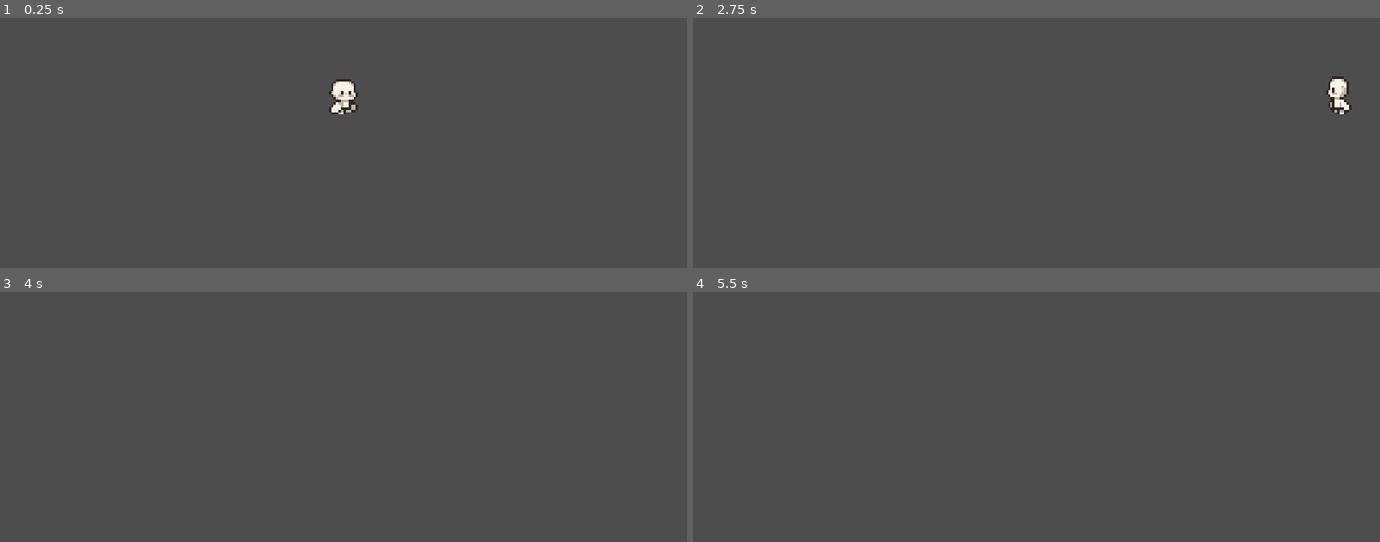
Above: before the commit, frames 1-4 (two rows, left to right).
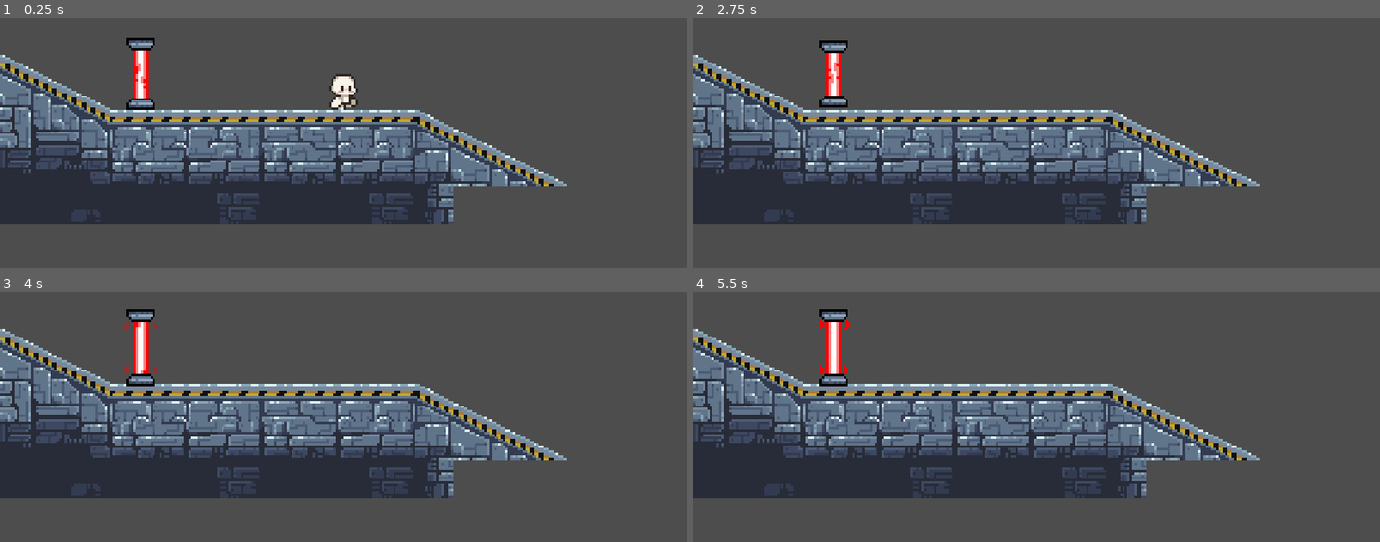
Above: after the commit, the same moments.

Repository: Baunas13/firstJam
Game: Godot game, scene res://scenes/game.tscn
Two runs of this game, one before a commit and one after it. Both use one fixed random seed, a clock stepped at 60 frames per second and the inputs below.
Inputs:
- Up to frame 1 (0.25 s): no input
- Up to frame 2 (2.75 s): hold Shift (run) 0.53-1.28 s; hold Right (move_right) 0.53-2.03 s; tap Up (jump) at 0.77, 1.52 s; tap Shift (run) at 1.35 s; hold Left (move_left) from 2.03 s (still down); hold Shift (run) from 2.03 s (still down)
- Up to frame 3 (4 s): release Left (move_left) at 2.78 s; release Shift (run) at 2.78 s; hold Right (move_right) from 2.78 s (still down); tap Shift (run) at 2.85 s; tap Up (jump) at 3.02, 3.77 s; hold Shift (run) from 3.53 s (still down)
- Up to frame 4 (5.5 s): release Right (move_right) at 4.28 s; release Shift (run) at 4.28 s; hold Left (move_left) 4.28-5.03 s; tap Shift (run) at 4.35 s; tap Up (jump) at 4.52 s; hold Right (move_right) from 5.03 s (still down); hold Shift (run) from 5.03 s (still down)

The runs differ from the first frame. In frame 1, 33% of the frame differs, in the area x 0-83%, y 7-83%; in frame 2, 33%; in frame 3, 33%; in frame 4, 33%.

Commit message:
Fiz coisa

Diff:
--- /dev/null
+++ b/scenes/espinhos_chao.tscn
@@ -0,0 +1,96 @@
+[gd_scene format=3 uid="uid://cuiuowqhtv02f"]
+
+[ext_resource type="Texture2D" uid="uid://b2j1r84g6nf7b" path="res://assets/sprites/Sci-fi_sprites/Traps/laser_spikes_idle.png" id="1_22upv"]
+
+[sub_resource type="AtlasTexture" id="AtlasTexture_hwtte"]
+atlas = ExtResource("1_22upv")
+region = Rect2(0, 0, 32, 32)
+
+[sub_resource type="AtlasTexture" id="AtlasTexture_iws25"]
+atlas = ExtResource("1_22upv")
+region = Rect2(32, 0, 32, 32)
+
+[sub_resource type="AtlasTexture" id="AtlasTexture_ucmhx"]
+atlas = ExtResource("1_22upv")
+region = Rect2(64, 0, 32, 32)
+
+[sub_resource type="AtlasTexture" id="AtlasTexture_ydnjg"]
+atlas = ExtResource("1_22upv")
+region = Rect2(96, 0, 32, 32)
+
+[sub_resource type="AtlasTexture" id="AtlasTexture_gjlsx"]
+atlas = ExtResource("1_22upv")
+region = Rect2(128, 0, 32, 32)
+
+[sub_resource type="AtlasTexture" id="AtlasTexture_0ot6c"]
+atlas = ExtResource("1_22upv")
+region = Rect2(160, 0, 32, 32)
+
+[sub_resource type="AtlasTexture" id="AtlasTexture_4cdrc"]
+atlas = ExtResource("1_22upv")
+region = Rect2(192, 0, 32, 32)
+
+[sub_resource type="AtlasTexture" id="AtlasTexture_kw5r6"]
+atlas = ExtResource("1_22upv")
+region = Rect2(224, 0, 32, 32)
+
+[sub_resource type="AtlasTexture" id="AtlasTexture_x8h4m"]
+atlas = ExtResource("1_22upv")
+region = Rect2(256, 0, 32, 32)
+
+[sub_resource type="AtlasTexture" id="AtlasTexture_ohw66"]
+atlas = ExtResource("1_22upv")
+region = Rect2(288, 0, 32, 32)
+
+[sub_resource type="SpriteFrames" id="SpriteFrames_s3xgt"]
+animations = [{
+"frames": [{
+"duration": 1.0,
+"texture": SubResource("AtlasTexture_hwtte")
+}, {
+"duration": 1.0,
+"texture": SubResource("AtlasTexture_iws25")
+}, {
+"duration": 1.0,
+"texture": SubResource("AtlasTexture_ucmhx")
+}, {
+"duration": 1.0,
+"texture": SubResource("AtlasTexture_ydnjg")
+}, {
+"duration": 1.0,
+"texture": SubResource("AtlasTexture_gjlsx")
+}, {
+"duration": 1.0,
+"texture": SubResource("AtlasTexture_0ot6c")
+}, {
+"duration": 1.0,
+"texture": SubResource("AtlasTexture_4cdrc")
+}, {
+"duration": 1.0,
+"texture": SubResource("AtlasTexture_kw5r6")
+}, {
+"duration": 1.0,
+"texture": SubResource("AtlasTexture_x8h4m")
+}, {
+"duration": 1.0,
+"texture": SubResource("AtlasTexture_ohw66")
+}],
+"loop": 1,
+"name": &"idle",
+"speed": 15.0
+}]
+
+[sub_resource type="RectangleShape2D" id="RectangleShape2D_s3xgt"]
+size = Vector2(28, 14)
+
+[node name="espinhos_chao" type="AnimatableBody2D" unique_id=13693134]
+
+[node name="AnimatedSprite2D" type="AnimatedSprite2D" parent="." unique_id=485155948]
+sprite_frames = SubResource("SpriteFrames_s3xgt")
+animation = &"idle"
+autoplay = "idle"
+frame_progress = 0.9900913
+
+[node name="CollisionShape2D" type="CollisionShape2D" parent="." unique_id=1704321410]
+position = Vector2(0, 9)
+shape = SubResource("RectangleShape2D_s3xgt")
--- a/scenes/game.tscn
+++ b/scenes/game.tscn
@@ -2,8 +2,7 @@
 
 [ext_resource type="PackedScene" uid="uid://c1xqkkcpa1av4" path="res://scenes/player1.tscn" id="1_uwrxv"]
 [ext_resource type="Texture2D" uid="uid://1qi2toqyjq5t" path="res://assets/sprites/Sci-fi_sprites/Tileset/level_tileset.png" id="2_yqjtg"]
-
-[sub_resource type="WorldBoundaryShape2D" id="WorldBoundaryShape2D_r516b"]
+[ext_resource type="PackedScene" uid="uid://cuq7e6dp8whe0" path="res://scenes/laser.tscn" id="3_lnu2h"]
 
 [sub_resource type="TileSetAtlasSource" id="TileSetAtlasSource_lnu2h"]
 texture = ExtResource("2_yqjtg")
@@ -252,13 +251,13 @@
 16:7/0 = 0
 17:7/0 = 0
 0:8/0 = 0
-0:8/0/physics_layer_0/polygon_0/points = PackedVector2Array(-8, -8, 8, -1.0791512, 8, 8, -8, 8)
+0:8/0/physics_layer_0/polygon_0/points = PackedVector2Array(-8, -8, 8, -0.07814789, 8, 8, -8, 8)
 1:8/0 = 0
-1:8/0/physics_layer_0/polygon_0/points = PackedVector2Array(-8, 0.17985916, 8, 8, 8, 8, -8, 8)
+1:8/0/physics_layer_0/polygon_0/points = PackedVector2Array(-8, -0.07814789, -8, 8, 8, 8)
 6:8/0 = 0
-6:8/0/physics_layer_0/polygon_0/points = PackedVector2Array(-8, 8, 8, 0.35971832, 8, 8, -8, 8)
+6:8/0/physics_layer_0/polygon_0/points = PackedVector2Array(8, -0.07814789, 8, 8, -8, 8)
 7:8/0 = 0
-7:8/0/physics_layer_0/polygon_0/points = PackedVector2Array(-8, -0.17985725, 8, -8, 8, 8, -8, 8)
+7:8/0/physics_layer_0/polygon_0/points = PackedVector2Array(8, -8, -8, -0.07814789, -8, 8, 8, 8)
 8:8/0 = 0
 9:8/0 = 0
 10:8/0 = 0
@@ -274,13 +273,13 @@
 1:9/0 = 0
 1:9/0/physics_layer_0/polygon_0/points = PackedVector2Array(-8, -8, 8, -8, 8, 8, -8, 8)
 2:9/0 = 0
-2:9/0/physics_layer_0/polygon_0/points = PackedVector2Array(-8, -8, 8, -0.5395756, 8, 8, -8, 8)
+2:9/0/physics_layer_0/polygon_0/points = PackedVector2Array(-8, -8, 8, -0.07814789, 8, 8, -8, 8)
 3:9/0 = 0
-3:9/0/physics_layer_0/polygon_0/points = PackedVector2Array(-8, 0.71943474, 8, 8, 8, 8, -8, 8)
+3:9/0/physics_layer_0/polygon_0/points = PackedVector2Array(-8, -0.07814789, -8, 8, 8, 8)
 4:9/0 = 0
-4:9/0/physics_layer_0/polygon_0/points = PackedVector2Array(-8, 8, 8, 0.35971832, 8, 8, -8, 8)
+4:9/0/physics_layer_0/polygon_0/points = PackedVector2Array(8, -0.07814789, 8, 8, -8, 8)
 5:9/0 = 0
-5:9/0/physics_layer_0/polygon_0/points = PackedVector2Array(-8, -0.17985725, 8, -8, 8, 8, -8, 8)
+5:9/0/physics_layer_0/polygon_0/points = PackedVector2Array(8, -8, -8, -0.07814789, -8, 8, 8, 8)
 6:9/0 = 0
 6:9/0/physics_layer_0/polygon_0/points = PackedVector2Array(-8, -8, 8, -8, 8, 8, -8, 8)
 7:9/0 = 0
@@ -442,12 +441,6 @@
 4:16/size_in_atlas = Vector2i(2, 2)
 4:16/0 = 0
 4:16/0/physics_layer_0/polygon_0/points = PackedVector2Array(-1.7086582, 0, 5.305832, 11.510958, 15.772224, 16.568798, 15.772224, -16.25017, 5.1259727, -12.050535)
-8:16/size_in_atlas = Vector2i(2, 2)
-8:16/0 = 0
-8:16/0/physics_layer_0/polygon_0/points = PackedVector2Array(5.017355, -8, -15.994286, -7.9971433, -16.059494, 16.013348, 16.098482, 15.864039, 16.046383, 3.985547, 5.0014706, 3.8813496)
-12:17/size_in_atlas = Vector2i(2, 1)
-12:17/0 = 0
-12:17/0/physics_layer_0/polygon_0/points = PackedVector2Array(-9.9921875, -7.0117188, -16.060162, 4.0258045, -16.060163, 7.943968, 16.017105, 7.987025, 16.017105, 4.025805, 9.988842, -6.995001)
 12:14/size_in_atlas = Vector2i(2, 2)
 12:14/0 = 0
 16:14/size_in_atlas = Vector2i(2, 2)
@@ -474,6 +467,9 @@
 10:13/size_in_atlas = Vector2i(2, 1)
 10:13/0 = 0
 10:13/0/physics_layer_0/polygon_0/points = PackedVector2Array(-15.974049, 3.982748, -10.032219, -1.0548906, -10.057649, -8.013769, 10.057649, -8.043178, 9.989164, -1.1410041, 15.998131, 4.043645, 16.060163, 7.9870253, -15.974049, 7.943967)
+12:17/size_in_atlas = Vector2i(2, 1)
+12:17/0 = 0
+12:17/0/physics_layer_0/polygon_0/points = PackedVector2Array(-9.9921875, -7.0117188, -16.060162, 4.0258045, -16.060163, 7.943968, 16.017105, 7.987025, 16.017105, 4.025805, 9.988842, -6.995001)
 
 [sub_resource type="TileSet" id="TileSet_s3xgt"]
 physics_layer_0/collision_layer = 1
@@ -488,13 +484,10 @@
 position = Vector2(18, -5)
 zoom = Vector2(4, 4)
 
-[node name="StaticBody2D" type="StaticBody2D" parent="." unique_id=1332778973]
-position = Vector2(6, 0)
-
-[node name="CollisionShape2D" type="CollisionShape2D" parent="StaticBody2D" unique_id=934713585]
-position = Vector2(0, 2)
-shape = SubResource("WorldBoundaryShape2D_r516b")
-
 [node name="TileMap" type="TileMap" parent="." unique_id=240619341]
 tile_set = SubResource("TileSet_s3xgt")
 format = 2
+layer_0/tile_data = PackedInt32Array(65532, 65536, 0, 65533, 131072, 0, 65534, 196608, 0, 65535, 262144, 0, 0, 327680, 0, 1, 393216, 0, 3, 0, 8, 4, 65536, 8, 65540, 65536, 9, 65541, 131072, 9, 65542, 196608, 9, 2, 393216, 0, -65545, 0, 8, -9, 0, 9, -65544, 65536, 8, -8, 65536, 9, -7, 131072, 9, -6, 196608, 9, 65531, 65536, 0, 65530, 196608, 10, 65527, 0, 10, 65528, 65536, 10, 65529, 131072, 10, 131063, 0, 11, 196599, 0, 12, 131064, 65536, 11, 196600, 65536, 12, 131065, 131072, 11, 196601, 131072, 12, 131066, 196608, 11, 196602, 196608, 12, 131067, 131072, 1, 131068, 196608, 1, 131069, 262144, 1, 131070, 327680, 1, 131071, 131072, 1, 65536, 196608, 1, 65537, 262144, 1, 65538, 327680, 1, 196603, 131072, 2, 196604, 196608, 2, 196605, 262144, 2, 196606, 327680, 2, 196607, 131072, 2, 131072, 196608, 2, 131073, 262144, 2, 131074, 327680, 2, 131075, 0, 10, 65539, 0, 9)
+
+[node name="AnimatableBody2D" parent="." unique_id=129295119 instance=ExtResource("3_lnu2h")]
+position = Vector2(-66, -15)
--- /dev/null
+++ b/scenes/laser.tscn
@@ -0,0 +1,241 @@
+[gd_scene format=3 uid="uid://cuq7e6dp8whe0"]
+
+[ext_resource type="Texture2D" uid="uid://d1gtrn6aixihe" path="res://assets/sprites/Sci-fi_sprites/Traps/laser_activate.png" id="1_jjj73"]
+[ext_resource type="Texture2D" uid="uid://ckw3qw7euq0o7" path="res://assets/sprites/Sci-fi_sprites/Traps/laser_idle.png" id="1_xmihv"]
+[ext_resource type="Texture2D" uid="uid://cm6pujhkexkqg" path="res://assets/sprites/Sci-fi_sprites/Traps/laser_deactivate.png" id="2_412cd"]
+
+[sub_resource type="AtlasTexture" id="AtlasTexture_id182"]
+atlas = ExtResource("1_jjj73")
+region = Rect2(0, 0, 32, 32)
+
+[sub_resource type="AtlasTexture" id="AtlasTexture_y4m2n"]
+atlas = ExtResource("1_jjj73")
+region = Rect2(32, 0, 32, 32)
+
+[sub_resource type="AtlasTexture" id="AtlasTexture_6j5fe"]
+atlas = ExtResource("1_jjj73")
+region = Rect2(64, 0, 32, 32)
+
+[sub_resource type="AtlasTexture" id="AtlasTexture_dk18q"]
+atlas = ExtResource("1_jjj73")
+region = Rect2(96, 0, 32, 32)
+
+[sub_resource type="AtlasTexture" id="AtlasTexture_7c0by"]
+atlas = ExtResource("1_jjj73")
+region = Rect2(128, 0, 32, 32)
+
+[sub_resource type="AtlasTexture" id="AtlasTexture_758si"]
+atlas = ExtResource("1_jjj73")
+region = Rect2(160, 0, 32, 32)
+
+[sub_resource type="AtlasTexture" id="AtlasTexture_tg066"]
+atlas = ExtResource("1_jjj73")
+region = Rect2(192, 0, 32, 32)
+
+[sub_resource type="AtlasTexture" id="AtlasTexture_i3mv8"]
+atlas = ExtResource("1_jjj73")
+region = Rect2(224, 0, 32, 32)
+
+[sub_resource type="AtlasTexture" id="AtlasTexture_2niam"]
+atlas = ExtResource("1_jjj73")
+region = Rect2(256, 0, 32, 32)
+
+[sub_resource type="AtlasTexture" id="AtlasTexture_5g87f"]
+atlas = ExtResource("1_jjj73")
+region = Rect2(288, 0, 32, 32)
+
+[sub_resource type="AtlasTexture" id="AtlasTexture_ekgfj"]
+atlas = ExtResource("1_jjj73")
+region = Rect2(320, 0, 32, 32)
+
+[sub_resource type="AtlasTexture" id="AtlasTexture_65ti5"]
+atlas = ExtResource("1_jjj73")
+region = Rect2(352, 0, 32, 32)
+
+[sub_resource type="AtlasTexture" id="AtlasTexture_hjani"]
+atlas = ExtResource("2_412cd")
+region = Rect2(0, 0, 32, 32)
+
+[sub_resource type="AtlasTexture" id="AtlasTexture_2pg23"]
+atlas = ExtResource("2_412cd")
+region = Rect2(32, 0, 32, 32)
+
+[sub_resource type="AtlasTexture" id="AtlasTexture_g66gc"]
+atlas = ExtResource("2_412cd")
+region = Rect2(64, 0, 32, 32)
+
+[sub_resource type="AtlasTexture" id="AtlasTexture_tibpg"]
+atlas = ExtResource("2_412cd")
+region = Rect2(96, 0, 32, 32)
+
+[sub_resource type="AtlasTexture" id="AtlasTexture_pyrps"]
+atlas = ExtResource("2_412cd")
+region = Rect2(128, 0, 32, 32)
+
+[sub_resource type="AtlasTexture" id="AtlasTexture_gnkxm"]
+atlas = ExtResource("2_412cd")
+region = Rect2(160, 0, 32, 32)
+
+[sub_resource type="AtlasTexture" id="AtlasTexture_uj2k7"]
+atlas = ExtResource("2_412cd")
+region = Rect2(192, 0, 32, 32)
+
+[sub_resource type="AtlasTexture" id="AtlasTexture_c44xs"]
+atlas = ExtResource("2_412cd")
+region = Rect2(224, 0, 32, 32)
+
+[sub_resource type="AtlasTexture" id="AtlasTexture_57sba"]
+atlas = ExtResource("2_412cd")
+region = Rect2(256, 0, 32, 32)
+
+[sub_resource type="AtlasTexture" id="AtlasTexture_a7dhc"]
+atlas = ExtResource("1_xmihv")
+region = Rect2(0, 0, 32, 32)
+
+[sub_resource type="AtlasTexture" id="AtlasTexture_jjj73"]
+atlas = ExtResource("1_xmihv")
+region = Rect2(32, 0, 32, 32)
+
+[sub_resource type="AtlasTexture" id="AtlasTexture_412cd"]
+atlas = ExtResource("1_xmihv")
+region = Rect2(64, 0, 32, 32)
+
+[sub_resource type="AtlasTexture" id="AtlasTexture_q8rul"]
+atlas = ExtResource("1_xmihv")
+region = Rect2(96, 0, 32, 32)
+
+[sub_resource type="AtlasTexture" id="AtlasTexture_788yo"]
+atlas = ExtResource("1_xmihv")
+region = Rect2(128, 0, 32, 32)
+
+[sub_resource type="AtlasTexture" id="AtlasTexture_dakmh"]
+atlas = ExtResource("1_xmihv")
+region = Rect2(160, 0, 32, 32)
+
+[sub_resource type="AtlasTexture" id="AtlasTexture_xjiwp"]
+atlas = ExtResource("1_xmihv")
+region = Rect2(192, 0, 32, 32)
+
+[sub_resource type="AtlasTexture" id="AtlasTexture_iuany"]
+atlas = ExtResource("1_xmihv")
+region = Rect2(224, 0, 32, 32)
+
+[sub_resource type="SpriteFrames" id="SpriteFrames_s3xgt"]
+animations = [{
+"frames": [{
+"duration": 1.0,
+"texture": SubResource("AtlasTexture_id182")
+}, {
+"duration": 1.0,
+"texture": SubResource("AtlasTexture_y4m2n")
+}, {
+"duration": 1.0,
+"texture": SubResource("AtlasTexture_6j5fe")
+}, {
+"duration": 1.0,
+"texture": SubResource("AtlasTexture_dk18q")
+}, {
+"duration": 1.0,
+"texture": SubResource("AtlasTexture_7c0by")
+}, {
+"duration": 1.0,
+"texture": SubResource("AtlasTexture_758si")
+}, {
+"duration": 1.0,
+"texture": SubResource("AtlasTexture_tg066")
+}, {
+"duration": 1.0,
+"texture": SubResource("AtlasTexture_i3mv8")
+}, {
+"duration": 1.0,
+"texture": SubResource("AtlasTexture_2niam")
+}, {
+"duration": 1.0,
+"texture": SubResource("AtlasTexture_5g87f")
+}, {
+"duration": 1.0,
+"texture": SubResource("AtlasTexture_ekgfj")
+}, {
+"duration": 1.0,
+"texture": SubResource("AtlasTexture_65ti5")
+}],
+"loop": 1,
+"name": &"ativando",
+"speed": 10.0
+}, {
+"frames": [{
+"duration": 1.0,
+"texture": SubResource("AtlasTexture_hjani")
+}, {
+"duration": 1.0,
+"texture": SubResource("AtlasTexture_2pg23")
+}, {
+"duration": 1.0,
+"texture": SubResource("AtlasTexture_g66gc")
+}, {
+"duration": 1.0,
+"texture": SubResource("AtlasTexture_tibpg")
+}, {
+"duration": 1.0,
+"texture": SubResource("AtlasTexture_pyrps")
+}, {
+"duration": 1.0,
+"texture": SubResource("AtlasTexture_gnkxm")
+}, {
+"duration": 1.0,
+"texture": SubResource("AtlasTexture_uj2k7")
+}, {
+"duration": 1.0,
+"texture": SubResource("AtlasTexture_c44xs")
+}, {
+"duration": 1.0,
+"texture": SubResource("AtlasTexture_57sba")
+}],
+"loop": 1,
+"name": &"desativando",
+"speed": 5.0
+}, {
+"frames": [{
+"duration": 1.0,
+"texture": SubResource("AtlasTexture_a7dhc")
+}, {
+"duration": 1.0,
+"texture": SubResource("AtlasTexture_jjj73")
+}, {
+"duration": 1.0,
+"texture": SubResource("AtlasTexture_412cd")
+}, {
+"duration": 1.0,
+"texture": SubResource("AtlasTexture_q8rul")
+}, {
+"duration": 1.0,
+"texture": SubResource("AtlasTexture_788yo")
+}, {
+"duration": 1.0,
+"texture": SubResource("AtlasTexture_dakmh")
+}, {
+"duration": 1.0,
+"texture": SubResource("AtlasTexture_xjiwp")
+}, {
+"duration": 1.0,
+"texture": SubResource("AtlasTexture_iuany")
+}],
+"loop": 1,
+"name": &"idle",
+"speed": 10.0
+}]
+
+[sub_resource type="RectangleShape2D" id="RectangleShape2D_s3xgt"]
+size = Vector2(8, 32)
+
+[node name="AnimatableBody2D" type="AnimatableBody2D" unique_id=129295119]
+
+[node name="AnimatedSprite2D" type="AnimatedSprite2D" parent="." unique_id=2136383209]
+sprite_frames = SubResource("SpriteFrames_s3xgt")
+animation = &"desativando"
+autoplay = "idle"
+frame_progress = 0.35249755
+
+[node name="CollisionShape2D" type="CollisionShape2D" parent="." unique_id=231799191]
+position = Vector2(-1, 0)
+shape = SubResource("RectangleShape2D_s3xgt")
--- /dev/null
+++ b/scenes/torreta_eletrica.tscn
@@ -0,0 +1,200 @@
+[gd_scene format=3 uid="uid://c60kpcm2wyn2y"]
+
+[ext_resource type="Texture2D" uid="uid://wgfeexo5wanr" path="res://assets/sprites/Sci-fi_sprites/Traps/electric_turret.png" id="1_044a1"]
+
+[sub_resource type="AtlasTexture" id="AtlasTexture_suynf"]
+atlas = ExtResource("1_044a1")
+region = Rect2(0, 0, 64, 32)
+
+[sub_resource type="AtlasTexture" id="AtlasTexture_6xoou"]
+atlas = ExtResource("1_044a1")
+region = Rect2(64, 0, 64, 32)
+
+[sub_resource type="AtlasTexture" id="AtlasTexture_ivmcj"]
+atlas = ExtResource("1_044a1")
+region = Rect2(128, 0, 64, 32)
+
+[sub_resource type="AtlasTexture" id="AtlasTexture_3a5bp"]
+atlas = ExtResource("1_044a1")
+region = Rect2(192, 0, 64, 32)
+
+[sub_resource type="AtlasTexture" id="AtlasTexture_ba8mq"]
+atlas = ExtResource("1_044a1")
+region = Rect2(256, 0, 64, 32)
+
+[sub_resource type="AtlasTexture" id="AtlasTexture_6aol1"]
+atlas = ExtResource("1_044a1")
+region = Rect2(320, 0, 64, 32)
+
+[sub_resource type="AtlasTexture" id="AtlasTexture_tiwbe"]
+atlas = ExtResource("1_044a1")
+region = Rect2(384, 0, 64, 32)
+
+[sub_resource type="AtlasTexture" id="AtlasTexture_xgcjl"]
+atlas = ExtResource("1_044a1")
+region = Rect2(448, 0, 64, 32)
+
+[sub_resource type="AtlasTexture" id="AtlasTexture_fmnuy"]
+atlas = ExtResource("1_044a1")
+region = Rect2(512, 0, 64, 32)
+
+[sub_resource type="AtlasTexture" id="AtlasTexture_8pkdo"]
+atlas = ExtResource("1_044a1")
+region = Rect2(576, 0, 64, 32)
+
+[sub_resource type="AtlasTexture" id="AtlasTexture_742fd"]
+atlas = ExtResource("1_044a1")
+region = Rect2(640, 0, 64, 32)
+
+[sub_resource type="AtlasTexture" id="AtlasTexture_i7j64"]
+atlas = ExtResource("1_044a1")
+region = Rect2(704, 0, 64, 32)
+
+[sub_resource type="AtlasTexture" id="AtlasTexture_4gk3c"]
+atlas = ExtResource("1_044a1")
+region = Rect2(768, 0, 64, 32)
+
+[sub_resource type="AtlasTexture" id="AtlasTexture_iyn80"]
+atlas = ExtResource("1_044a1")
+region = Rect2(832, 0, 64, 32)
+
+[sub_resource type="AtlasTexture" id="AtlasTexture_6ltvd"]
+atlas = ExtResource("1_044a1")
+region = Rect2(896, 0, 64, 32)
+
+[sub_resource type="AtlasTexture" id="AtlasTexture_8qiem"]
+atlas = ExtResource("1_044a1")
+region = Rect2(960, 0, 64, 32)
+
+[sub_resource type="AtlasTexture" id="AtlasTexture_xfeov"]
+atlas = ExtResource("1_044a1")
+region = Rect2(1024, 0, 64, 32)
+
+[sub_resource type="AtlasTexture" id="AtlasTexture_sa8jo"]
+atlas = ExtResource("1_044a1")
+region = Rect2(1088, 0, 64, 32)
+
+[sub_resource type="AtlasTexture" id="AtlasTexture_syi0l"]
+atlas = ExtResource("1_044a1")
+region = Rect2(1152, 0, 64, 32)
+
+[sub_resource type="AtlasTexture" id="AtlasTexture_d14oy"]
+atlas = ExtResource("1_044a1")
+region = Rect2(1216, 0, 64, 32)
+
+[sub_resource type="AtlasTexture" id="AtlasTexture_lok1h"]
+atlas = ExtResource("1_044a1")
+region = Rect2(1280, 0, 64, 32)
+
+[sub_resource type="AtlasTexture" id="AtlasTexture_s6yu2"]
+atlas = ExtResource("1_044a1")
+region = Rect2(1344, 0, 64, 32)
+
+[sub_resource type="AtlasTexture" id="AtlasTexture_ehimg"]
+atlas = ExtResource("1_044a1")
+region = Rect2(1408, 0, 64, 32)
+
+[sub_resource type="AtlasTexture" id="AtlasTexture_yivb7"]
+atlas = ExtResource("1_044a1")
+region = Rect2(1472, 0, 64, 32)
+
+[sub_resource type="AtlasTexture" id="AtlasTexture_i8g8x"]
+atlas = ExtResource("1_044a1")
+region = Rect2(1536, 0, 64, 32)
+
+[sub_resource type="SpriteFrames" id="SpriteFrames_s3xgt"]
+animations = [{
+"frames": [{
+"duration": 1.0,
+"texture": SubResource("AtlasTexture_suynf")
+}, {
+"duration": 1.0,
+"texture": SubResource("AtlasTexture_6xoou")
+}, {
+"duration": 1.0,
+"texture": SubResource("AtlasTexture_ivmcj")
+}, {
+"duration": 1.0,
+"texture": SubResource("AtlasTexture_3a5bp")
+}, {
+"duration": 1.0,
+"texture": SubResource("AtlasTexture_ba8mq")
+}, {
+"duration": 1.0,
+"texture": SubResource("AtlasTexture_6aol1")
+}, {
+"duration": 1.0,
+"texture": SubResource("AtlasTexture_tiwbe")
+}, {
+"duration": 1.0,
+"texture": SubResource("AtlasTexture_xgcjl")
+}, {
+"duration": 1.0,
+"texture": SubResource("AtlasTexture_fmnuy")
+}, {
+"duration": 1.0,
+"texture": SubResource("AtlasTexture_8pkdo")
+}, {
+"duration": 1.0,
+"texture": SubResource("AtlasTexture_742fd")
+}, {
+"duration": 1.0,
+"texture": SubResource("AtlasTexture_i7j64")
+}, {
+"duration": 1.0,
+"texture": SubResource("AtlasTexture_4gk3c")
+}, {
+"duration": 1.0,
+"texture": SubResource("AtlasTexture_iyn80")
+}, {
+"duration": 1.0,
+"texture": SubResource("AtlasTexture_6ltvd")
+}, {
+"duration": 1.0,
+"texture": SubResource("AtlasTexture_8qiem")
+}, {
+"duration": 1.0,
+"texture": SubResource("AtlasTexture_xfeov")
+}, {
+"duration": 1.0,
+"texture": SubResource("AtlasTexture_sa8jo")
+}, {
+"duration": 1.0,
+"texture": SubResource("AtlasTexture_syi0l")
+}, {
+"duration": 1.0,
+"texture": SubResource("AtlasTexture_d14oy")
+}, {
+"duration": 1.0,
+"texture": SubResource("AtlasTexture_lok1h")
+}, {
+"duration": 1.0,
+"texture": SubResource("AtlasTexture_s6yu2")
+}, {
+"duration": 1.0,
+"texture": SubResource("AtlasTexture_ehimg")
+}, {
+"duration": 1.0,
+"texture": SubResource("AtlasTexture_yivb7")
+}, {
+"duration": 1.0,
+"texture": SubResource("AtlasTexture_i8g8x")
+}],
+"loop": 1,
+"name": &"idle",
+"speed": 13.0
+}]
+
+[sub_resource type="RectangleShape2D" id="RectangleShape2D_s3xgt"]
+size = Vector2(25, 21)
+
+[node name="torreta_eletrica" type="AnimatableBody2D" unique_id=1287495110]
+
+[node name="AnimatedSprite2D" type="AnimatedSprite2D" parent="." unique_id=331318149]
+sprite_frames = SubResource("SpriteFrames_s3xgt")
+animation = &"idle"
+frame_progress = 0.1936895
+
+[node name="CollisionShape2D" type="CollisionShape2D" parent="." unique_id=1137867121]
+position = Vector2(14.5, 5.5)
+shape = SubResource("RectangleShape2D_s3xgt")
